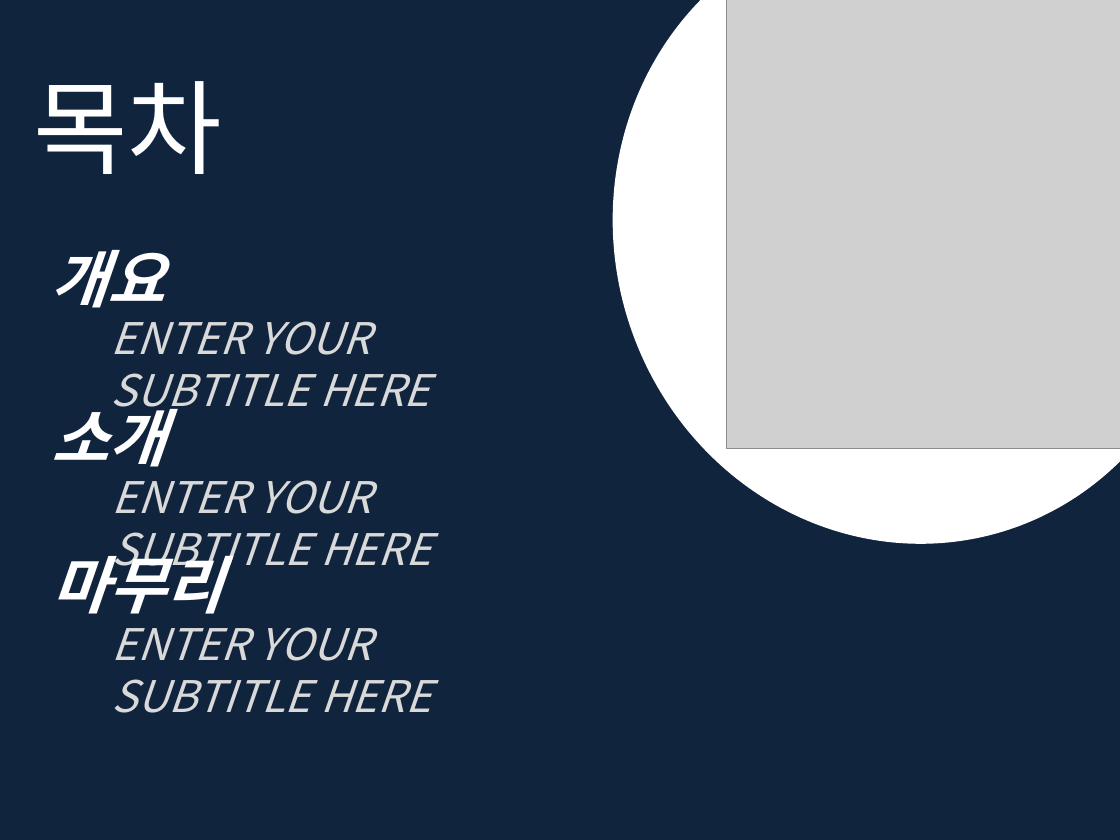
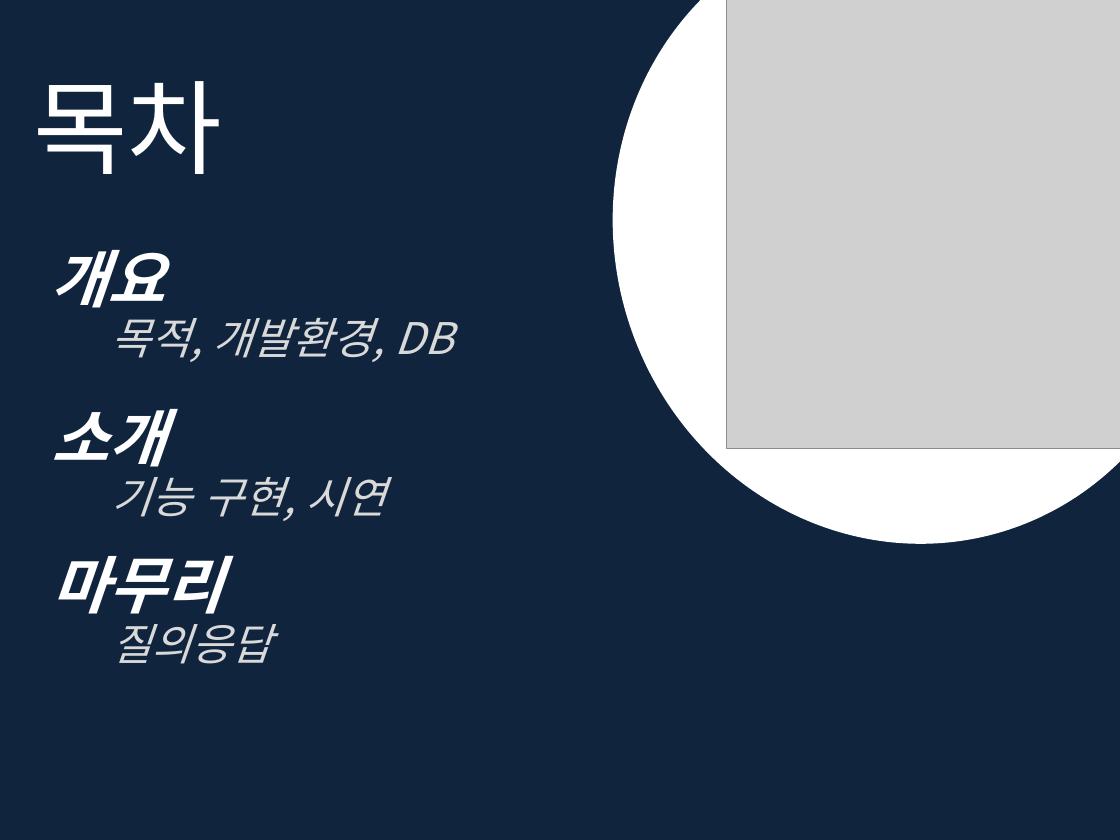
Before and after one commit to dlcjsgml2002/portfolio_planner, a slide deck: slide 2 of document/ppt.pptx. Drawn at 1120x840 pixels with LibreOffice and Linux fonts; fonts in the diff are those of the drawing; grey boxes stand for pictures. Boxes give left, top, right and bottom in pixels: in the first picture for what was removed or moved away, otherwise in the second. Text is boxed around its words. In the diff, an @@ line names an element or a change of style, - is before the commit and + after.

```diff
--- a/document/ppt.pptx
+++ b/document/ppt.pptx
@@ text at box(111, 318, 453, 362): text changed @@
-ENTER YOUR SUBTITLE HERE
+목적, 개발환경, DB
@@ text at box(112, 466, 386, 521): text changed @@
-ENTER YOUR SUBTITLE HERE
+기능 구현, 시연
@@ text at box(112, 613, 272, 664): text changed @@
-ENTER YOUR SUBTITLE HERE
+질의응답
```
Also in this commit, not shown: 10 slides added, 4 slides removed, 1 other file.
